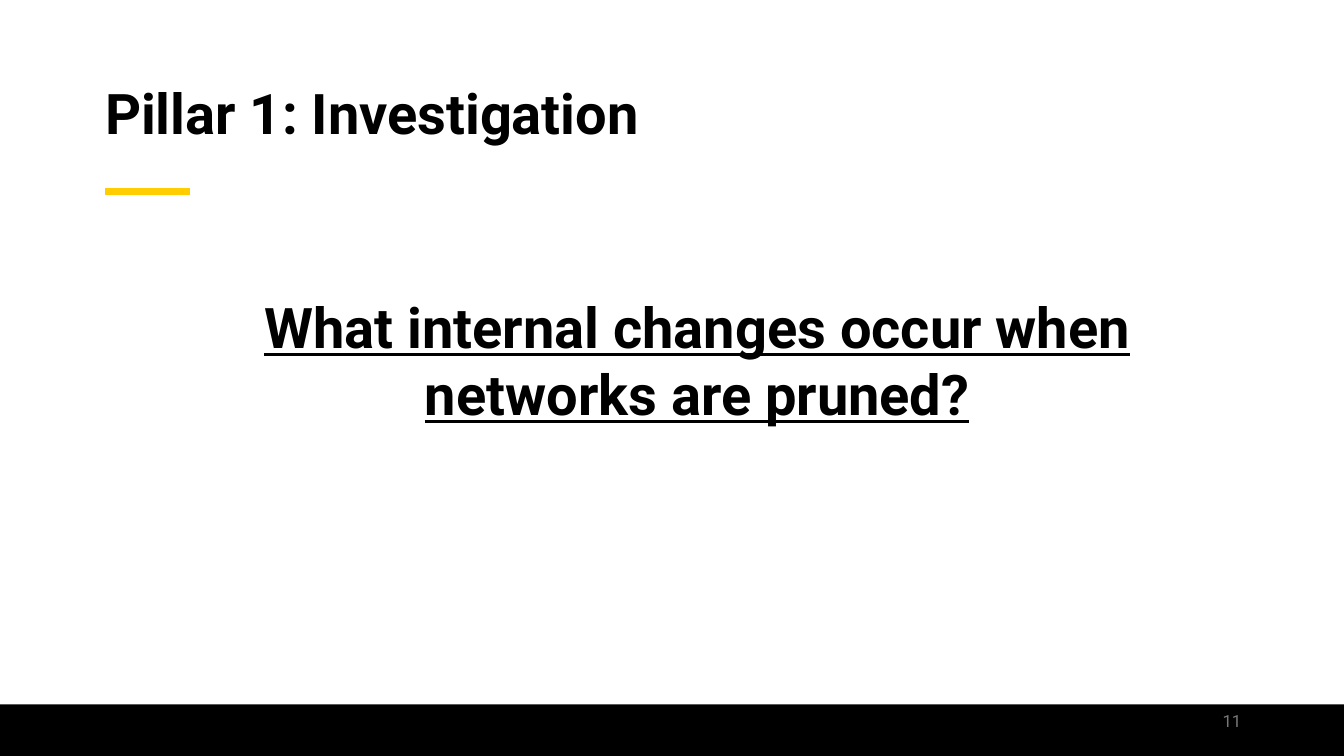
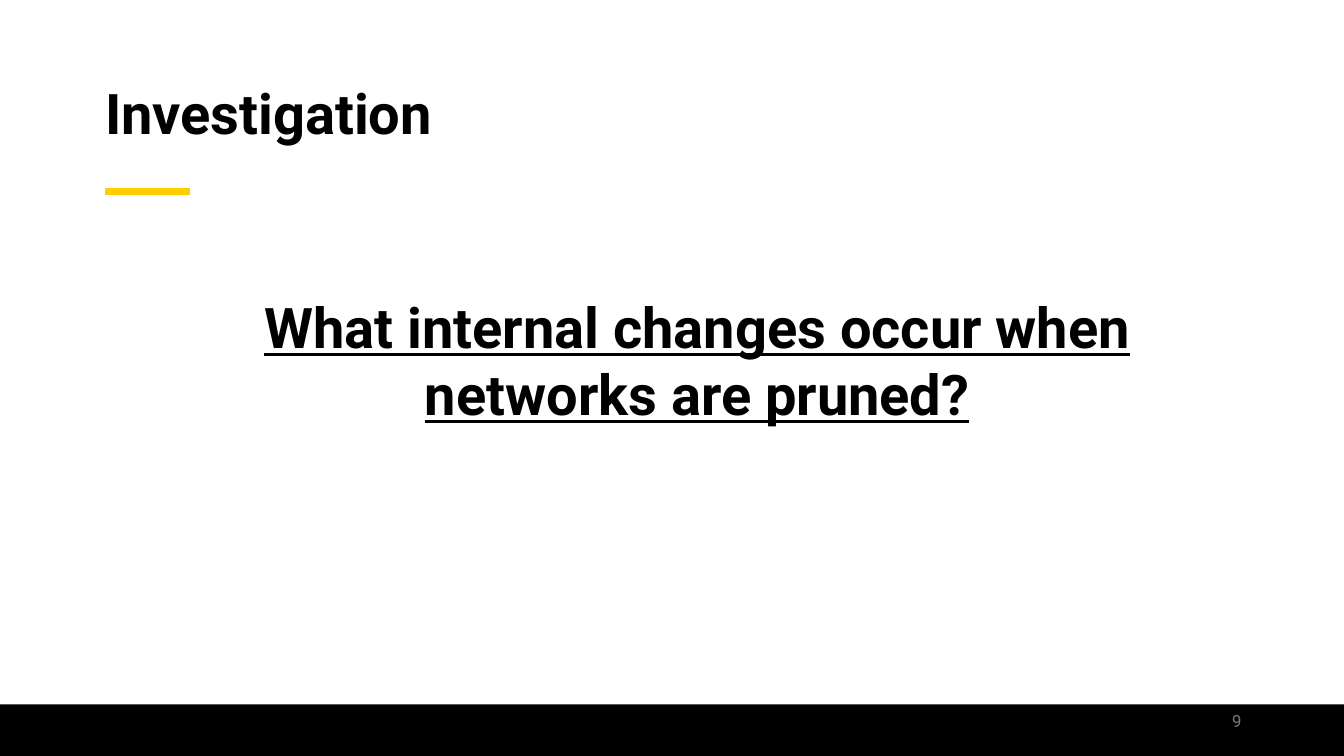
Before and after one commit to jamilgafur/Presentation, a slide deck: slide 9 of Presentation.pptx (slide 11 before the commit). Drawn at 1344x756 pixels with LibreOffice and Linux fonts; fonts in the diff are those of the drawing; background and template pictures are left out. Boxes give left, top, right and bottom in pixels: in the first picture for what was removed or moved away, otherwise in the second. Text is boxed around its words. In the diff, an @@ line names an element or a change of style, - is before the commit and + after.

```diff
--- a/Presentation.pptx
+++ b/Presentation.pptx
@@ title at box(105, 92, 432, 146): text changed @@
-Pillar 1: Investigation
+Investigation
@@ page number at box(1232, 715, 1241, 727): text changed @@
-11
+9
```
Also in this commit, not shown: 9 other slides changed, 7 slides added, 9 slides removed.
